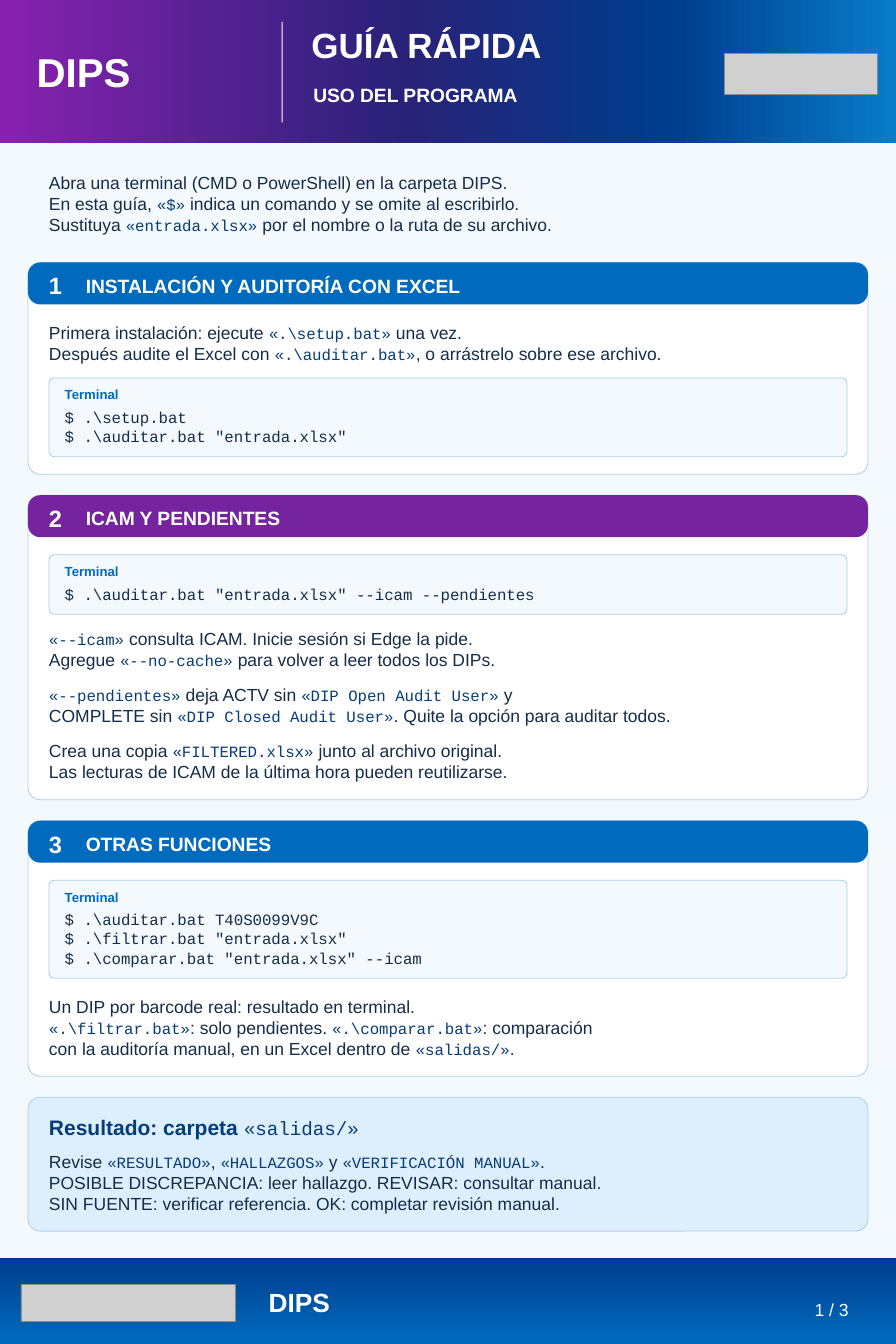
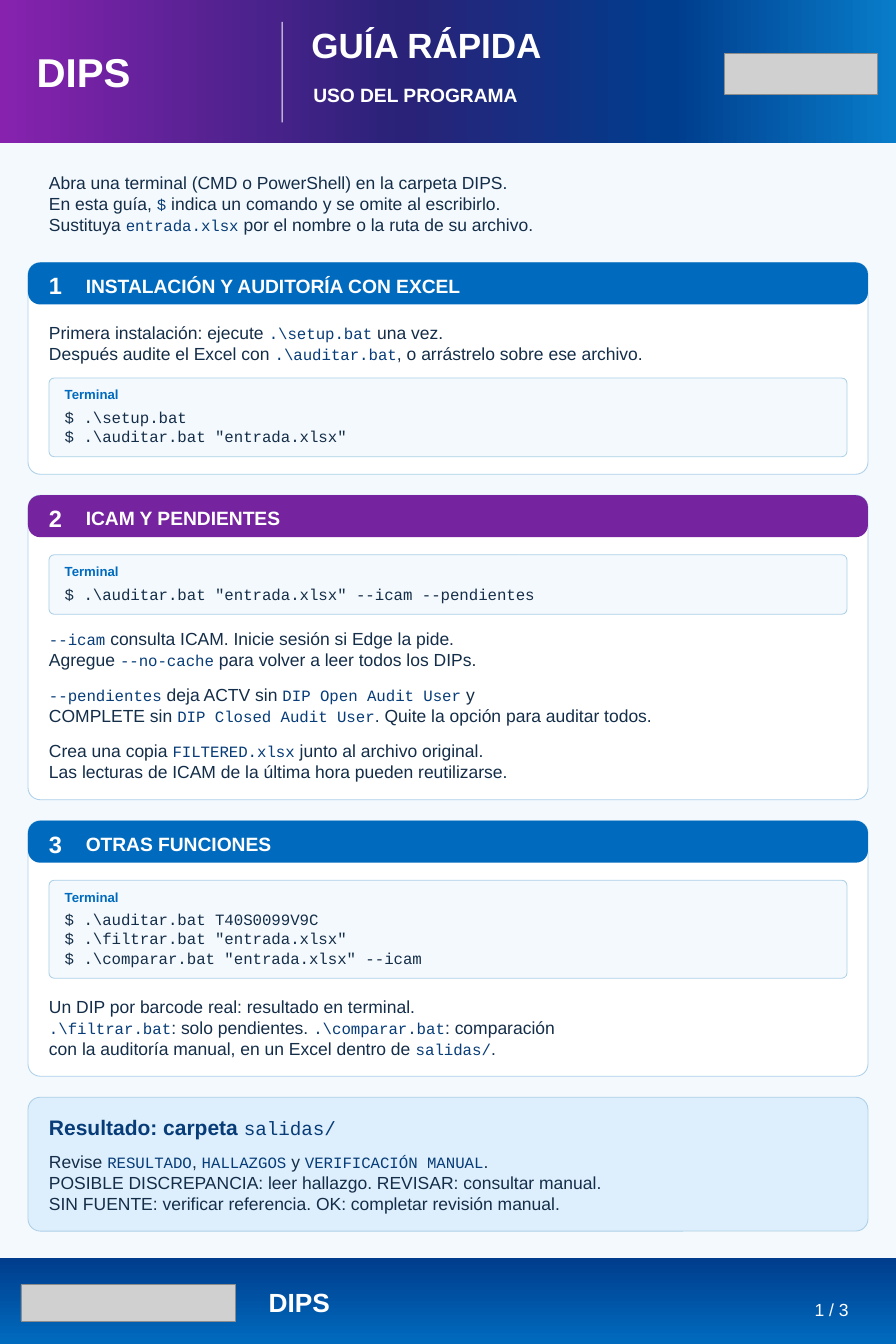
Before and after one commit to lviloriabas/dips, a slide deck: slide 1 of docs/Guia_DIPS_reglas_referencias.pptx. Drawn at 896x1344 pixels with LibreOffice and Linux fonts; fonts in the diff are those of the drawing; grey boxes stand for pictures. Boxes give left, top, right and bottom in pixels: in the first picture for what was removed or moved away, otherwise in the second. Text is boxed around its words. In the diff, an @@ line names an element or a change of style, - is before the commit and + after.

Commit message:
Quita comillas de los ejemplos de la guia DIPS

```diff
--- a/docs/Guia_DIPS_reglas_referencias.pptx
+++ b/docs/Guia_DIPS_reglas_referencias.pptx
@@ text at (x1=49, y1=197, x2=501, y2=214): text changed @@
-En esta guía, «$» indica un comando y se omite al escribirlo.
+En esta guía, $ indica un comando y se omite al escribirlo.
@@ text at (x1=49, y1=218, x2=533, y2=235): text changed @@
-Sustituya «entrada.xlsx» por el nombre o la ruta de su archivo.
+Sustituya entrada.xlsx por el nombre o la ruta de su archivo.
@@ text at (x1=49, y1=326, x2=443, y2=343): text changed @@
-Primera instalación: ejecute «.\setup.bat» una vez.
+Primera instalación: ejecute .\setup.bat una vez.
@@ text at (x1=49, y1=347, x2=643, y2=364): text changed @@
-Después audite el Excel con «.\auditar.bat», o arrástrelo sobre ese archivo.
+Después audite el Excel con .\auditar.bat, o arrástrelo sobre ese archivo.
@@ text at (x1=49, y1=632, x2=454, y2=649): text changed @@
-«--icam» consulta ICAM. Inicie sesión si Edge la pide.
+--icam consulta ICAM. Inicie sesión si Edge la pide.
@@ text at (x1=49, y1=653, x2=477, y2=670): text changed @@
-Agregue «--no-cache» para volver a leer todos los DIPs.
+Agregue --no-cache para volver a leer todos los DIPs.
@@ text at (x1=49, y1=688, x2=475, y2=705): text changed @@
-«--pendientes» deja ACTV sin «DIP Open Audit User» y
+--pendientes deja ACTV sin DIP Open Audit User y
@@ text at (x1=49, y1=709, x2=652, y2=726): text changed @@
-COMPLETE sin «DIP Closed Audit User». Quite la opción para auditar todos.
+COMPLETE sin DIP Closed Audit User. Quite la opción para auditar todos.
@@ text at (x1=49, y1=744, x2=483, y2=761): text changed @@
-Crea una copia «FILTERED.xlsx» junto al archivo original.
+Crea una copia FILTERED.xlsx junto al archivo original.
@@ text at (x1=49, y1=1021, x2=555, y2=1038): text changed; size 13.5 to 15 pt; font Courier New to Arial; text colour #073C78 to #142D48 @@
-«.\filtrar.bat»: solo pendientes. «.\comparar.bat»: comparación
+.\filtrar.bat: solo pendientes. .\comparar.bat: comparación
@@ text at (x1=49, y1=1042, x2=491, y2=1058): text changed @@
-con la auditoría manual, en un Excel dentro de «salidas/».
+con la auditoría manual, en un Excel dentro de salidas/.
@@ text at (x1=49, y1=1119, x2=336, y2=1140): text changed @@
-Resultado: carpeta «salidas/»
+Resultado: carpeta salidas/
@@ text at (x1=49, y1=1155, x2=483, y2=1172): text changed @@
-Revise «RESULTADO», «HALLAZGOS» y «VERIFICACIÓN MANUAL».
+Revise RESULTADO, HALLAZGOS y VERIFICACIÓN MANUAL.
```
Also in this commit, not shown: 2 other slides changed, 1 other file.
